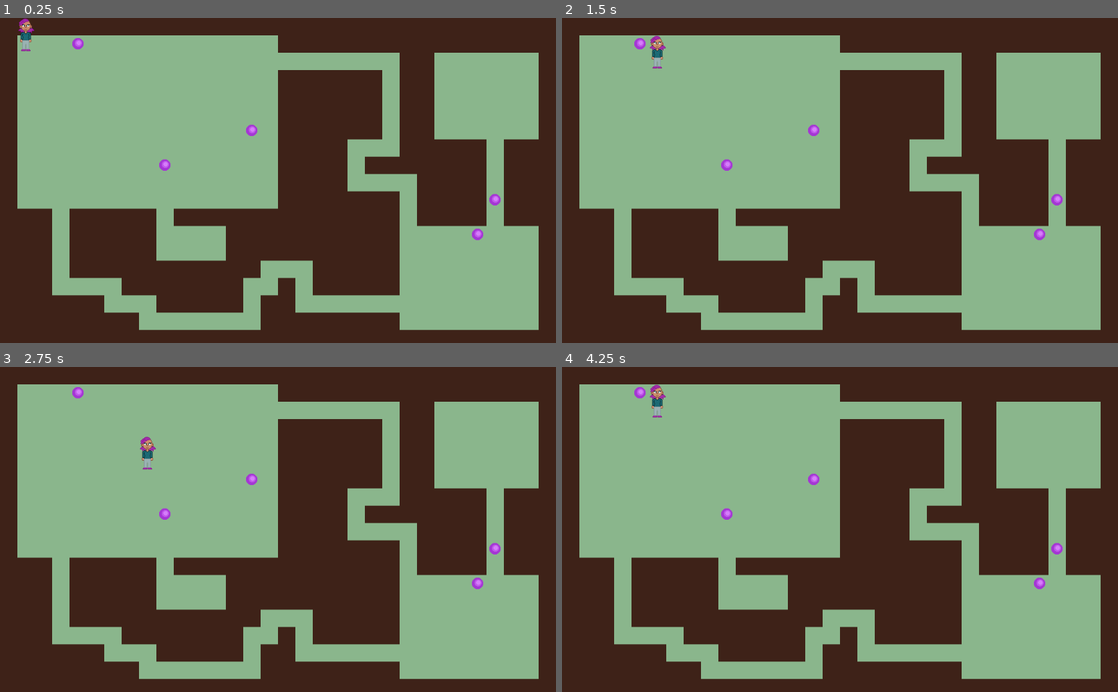
Above: before the commit, frames 1-4 (two rows, left to right).
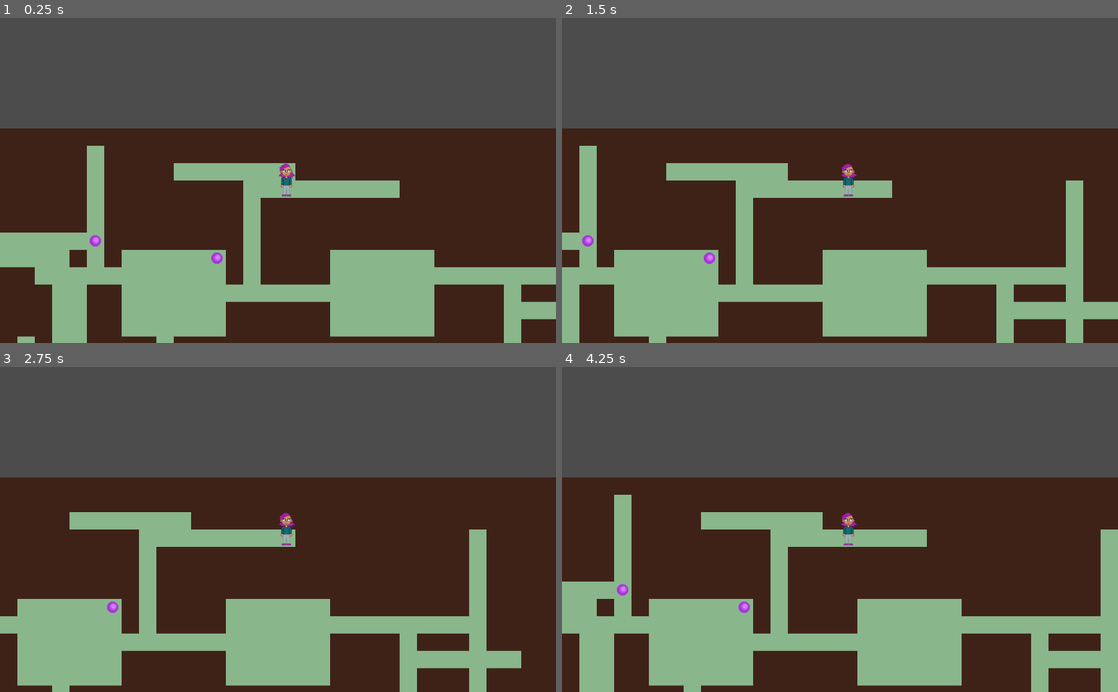
Above: after the commit, the same moments.

Repository: AnaNymus/roguelike
Game: Godot game, scene res://scenes/main.tscn
Two runs of this game, one before a commit and one after it. Both use one fixed random seed, a clock stepped at 60 frames per second and the inputs below.
Inputs:
- Up to frame 1 (0.25 s): no input
- Up to frame 2 (1.5 s): tap Enter at 0.5 s; hold Right (ui_right) 0.53-1.28 s; hold Space (ui_select) 0.53-1.28 s; hold Down (ui_down) from 1.28 s (still down); tap Space (ui_select) at 1.35 s
- Up to frame 3 (2.75 s): tap Space (ui_select) at 1.52, 1.82 s; release Down (ui_down) at 2.03 s; hold Right (ui_right) from 2.03 s (still down); hold Space (ui_select) from 2.03 s (still down)
- Up to frame 4 (4.25 s): release Right (ui_right) at 2.78 s; release Space (ui_select) at 2.78 s; hold Up (ui_up) 2.78-3.53 s; tap Space (ui_select) at 2.85, 3.02, 3.32 s; hold Left (ui_left) from 3.53 s (still down); hold Space (ui_select) from 3.53 s (still down)

The runs differ from the first frame. In frame 1, 67% of the frame differs, in the area x 0-100%, y 0-100%; in frame 2, 66%; in frame 3, 66%; in frame 4, 68%.

Commit message:
added initial dungeon generation to main

Diff:
--- a/scenes/main.tscn
+++ b/scenes/main.tscn
@@ -34,7 +34,27 @@
 [node name="map" type="Node2D" parent="."]
 script = ExtResource( 5 )
 
-[node name="TileMap" type="TileMap" parent="map"]
+[node name="items" type="Node2D" parent="map"]
+z_index = 1
+
+[node name="player" type="Node2D" parent="."]
+position = Vector2( 32, 32 )
+z_index = 2
+script = ExtResource( 3 )
+
+[node name="Sprite" type="Sprite" parent="player"]
+texture = ExtResource( 2 )
+centered = false
+offset = Vector2( 0, -32 )
+
+[node name="Camera2D" type="Camera2D" parent="player/Sprite"]
+current = true
+smoothing_speed = 10.0
+
+[node name="enemies" type="Node2D" parent="."]
+
+[node name="TileMap" type="TileMap" parent="."]
+visible = false
 tile_set = SubResource( 1 )
 cell_size = Vector2( 32, 32 )
 format = 1
@@ -42,16 +62,3 @@
 __meta__ = {
 "_edit_lock_": true
 }
-
-[node name="items" type="Node2D" parent="map"]
-
-[node name="player" type="Node2D" parent="."]
-position = Vector2( 32, 32 )
-script = ExtResource( 3 )
-
-[node name="Sprite" type="Sprite" parent="player"]
-texture = ExtResource( 2 )
-centered = false
-offset = Vector2( 0, -32 )
-
-[node name="enemies" type="Node2D" parent="."]
--- a/scenes/map_generator.tscn
+++ b/scenes/map_generator.tscn
@@ -30,5 +30,5 @@
 
 [node name="TileMap" type="TileMap" parent="."]
 tile_set = SubResource( 1 )
-cell_size = Vector2( 8, 8 )
+cell_size = Vector2( 32, 32 )
 format = 1
--- a/scripts/main.gd
+++ b/scripts/main.gd
@@ -37,6 +37,9 @@
 func _ready():
 	player = self.get_node("player")
 	map = self.get_node("map")
+
+	player.pos = map.get_open_tile()
+	player.position = map2screen(player.pos)
 
 ### UTILITY FUNCTIONS ###
 
--- a/scripts/map.gd
+++ b/scripts/map.gd
@@ -14,12 +14,14 @@
 # Called when the node enters the scene tree for the first time.
 func _ready():
 	randomize()
-	tilemap = self.get_node("TileMap")
+	# TODO: later, once we sort out map generation, we will
+	# set this based on generated map size
+	mapSize = Vector2(50, 50)
+
+	get_new_map(mapSize)
 	items = self.get_node("items")
 
-	# TODO: later, once we sort out map generation, we will
-	# set this based on generated map size
-	mapSize = Vector2(31, 18)
+
 
 	itemMap = create_2d_array(mapSize)
 	# set items in place
@@ -57,6 +59,20 @@
 	# but for now, only items
 	return itemMap[pos.x][pos.y]
 
+func get_new_map(size):
+	var i = preload("res://scenes/map_generator.tscn")
+
+	var mg = i.instance()
+	mg.generate_map(size, 3, 4, 8)
+
+	var m = mg.get_node("TileMap")
+	m.get_parent().remove_child(m)
+
+	self.add_child(m)
+	tilemap = m
+
+
+
 
 # randomly places NUM items on accessible areas of the floor
 # TODO: later, this should take a dictionary of item IDs and
@@ -77,3 +93,10 @@
 			item.position = tilemap.map_to_world(vec)
 			itemMap[vec.x][vec.y] = item
 			countdown -= 1
+
+
+func get_open_tile():
+	while true:
+		var vec = Vector2(randi()%int(mapSize.x), randi()%int(mapSize.y))
+		if check_pos(vec):
+			return vec
--- a/scripts/map_generator.gd
+++ b/scripts/map_generator.gd
@@ -15,7 +15,7 @@
 func _ready():
 	randomize()
 	map = self.get_node("TileMap")
-	generate_map(Vector2(80, 60), 3, 4, 8)
+	#generate_map(Vector2(80, 60), 3, 4, 8)
 
 
 # generate map of size sz
@@ -23,6 +23,7 @@
 # mindim minD
 # maxdim maxD
 func generate_map(sz, c, minD, maxD):
+	map = self.get_node("TileMap")
 	params = {
 		"mapsize": sz - Vector2(1, 1),
 		"connectivity": c,
@@ -470,7 +471,7 @@
 # returns true if it is all wall
 # returns false if there are already features in it
 func check_overlap(feat):
-	if feat["left"] < 0 or feat["top"] < 0 or feat["right"] >= params["mapsize"].x or feat["bottom"] >= params["mapsize"].y:
+	if feat["left"] < 1 or feat["top"] < 1 or feat["right"] >= params["mapsize"].x or feat["bottom"] >= params["mapsize"].y:
 		return false
 
 
@@ -498,8 +499,3 @@
 				sum = sum + 1
 
 	return sum/(params["mapsize"].x * params["mapsize"].y)
-
-# Called every frame. 'delta' is the elapsed time since the previous frame.
-func _process(delta):
-	if Input.is_action_just_pressed("ui_select"):
-		print(get_percent_open())
